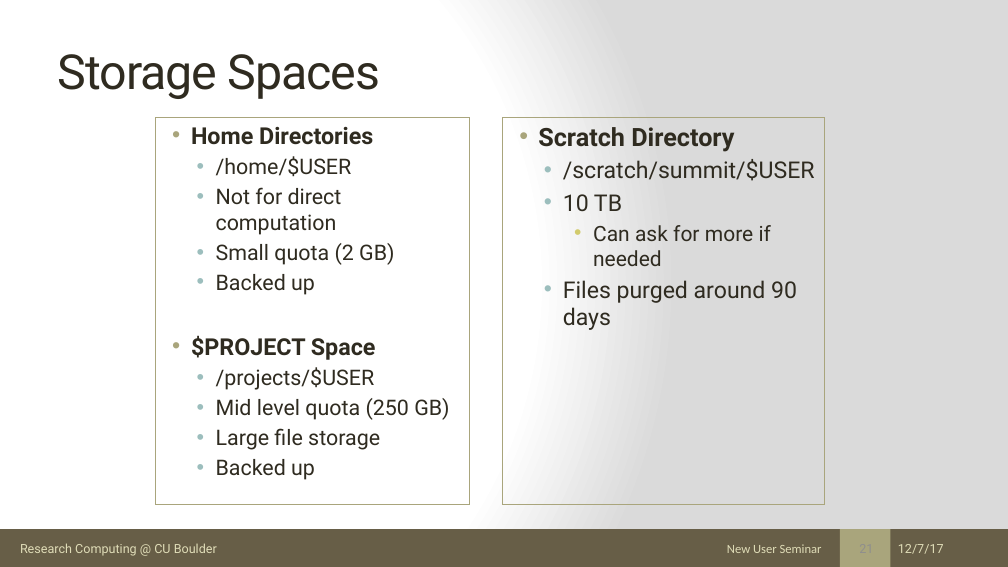
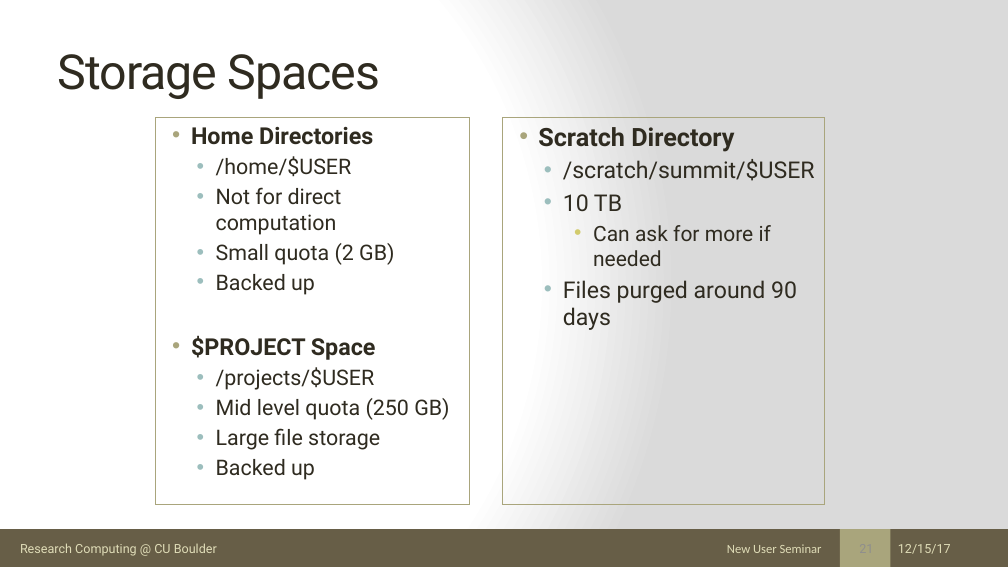
Before and after one commit to ResearchComputing/New_User_Seminar, a slide deck: slide 21 of rc_new_user_seminar_2017.pptx. Drawn at 1008x567 pixels with LibreOffice and Linux fonts; fonts in the diff are those of the drawing. Boxes give left, top, right and bottom in pixels: in the first picture for what was removed or moved away, otherwise in the second. Text is boxed around its words. In the diff, an @@ line names an element or a change of style, - is before the commit and + after.

```diff
--- a/rc_new_user_seminar_2017.pptx
+++ b/rc_new_user_seminar_2017.pptx
@@ text at (898, 544, 951, 554): text changed @@
-12/7/17
+12/15/17
```
Also in this commit, not shown: 54 other slides changed.
